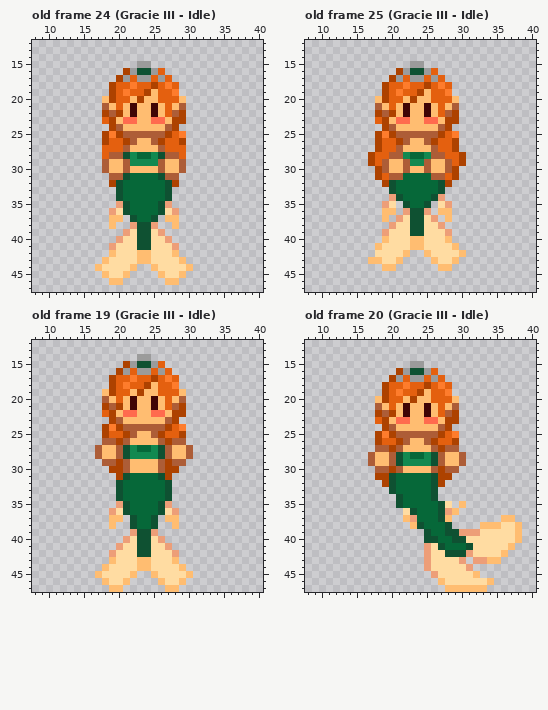
A pixel-art file gets an edit: assets/GreenMermaid.aseprite. That is the earlier state.
48x48 pixels, 26 frames. Shown: old frame 24 (Gracie III - Idle): x 8..40, y 12..47; old frame 25 (Gracie III - Idle): x 8..40, y 12..47; old frame 19 (Gracie III - Idle): x 8..40, y 12..47; old frame 20 (Gracie III - Idle): x 8..40, y 12..47. The commit also changed other frames, which this record leaves out.
After:
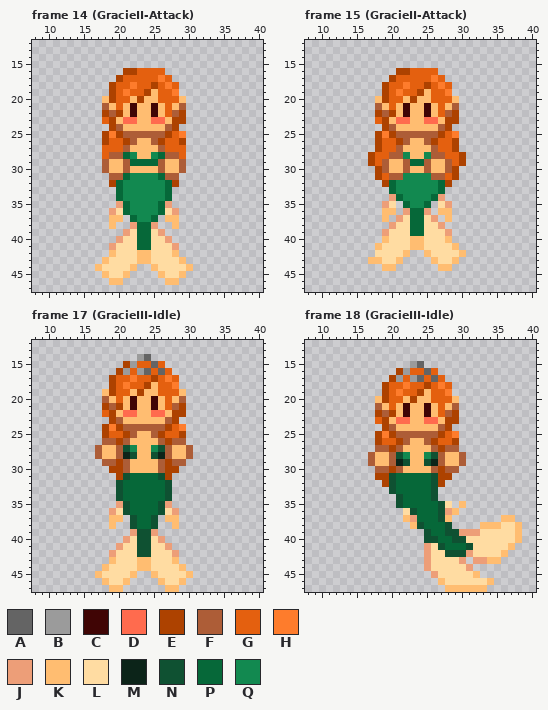
Palette (. is transparent): A #646464  B #9b9b9b  C #400505  D #ff6b4e  E #ad4200  F #ad5d37  G #e4600f  H #fe7c2c  J #ed9e78  K #ffbd71  L #ffdca2  M #0c2419  N #0f5132  P #066839  Q #128950
A new or re-ordered frame is compared with the old frame closest to it.
Commit: Alterações + Spritesheet Fiz alguns ajustes e montei a spritecheet da sereia verde @Lizzie-Cristina fez as variações :clap:
Diff:
frames 26 -> 24
frames re-ordered
--- frame 14 (GracieII-Attack) against old frame 24 (Gracie III - Idle)
@@ x 19..28 @@
 14 ..........
-15 ....BB....
-16 ..EBNNBG..
-17 .EBGBBGBG.
+15 ..........
+16 ..EEGGGG..
+17 .EGGGGGHG.
 18 EGGHGGEGHG
@@ x 18..29 @@
 27 GGGFKKKKFGGG
-28 GFFNQPPQNFFG
-29 FKKFQQQQFKKF
+28 GFFPQKKQPFFG
+29 FKKFPPPPFKKF
 30 FKKFKKKKFKKF
-31 .FFNPPPPNFF.
-32 .ENPPPPPPNE.
-33 ..NPPPPPPN..
-34 ..NPPPPPPN..
-35 ..JNPPPPNJ..
-36 .JLNPPPPNLJ.
-37 .KK.NPPN.KK.
-38 .K..JNNJ..K.
-39 ...JLNNLJ...
-40 ..JLLNNLLJ..
-41 .JLLLNNLLLJ.
+31 .FFPQQQQPFF.
+32 .EPQQQQQQPE.
+33 ..PQQQQQQP..
+34 ..PQQQQQQP..
+35 ..JPQQQQPJ..
+36 .JLPQQQQPLJ.
+37 .KK.PQQP.KK.
+38 .K..JPPJ..K.
+39 ...JLPPLJ...
+40 ..JLLPPLLJ..
+41 .JLLLPPLLLJ.
 42 .KLLLKKLLLK.
--- frame 15 (GracieII-Attack) against old frame 25 (Gracie III - Idle)
@@ x 19..28 @@
 14 ..........
-15 ....BB....
-16 ..EBNNBG..
-17 .EBGBBGBG.
+15 ..........
+16 ..EEGGGG..
+17 .EGGGGGHG.
 18 EGGHGGEGHG
@@ x 18..29 @@
 27 EGGFKKKKFGGE
-28 GGFFQPPQFFGG
-29 GFKKFQQFKKFG
+28 GGFFQKKQFFGG
+29 GFKKFPPFKKFG
 30 EFKKFKKFKKFE
-31 EGFFPPPPFFGE
-32 .ENPPPPPPNE.
-33 ..NPPPPPPN..
-34 ..JNPPPPNJ..
-35 .JL.NPPN.LJ.
-36 .KK.JNNJ.KK.
-37 .K.JLNNLJ.K.
-38 ..JLLNNLLJ..
-39 .JLLLNNLLLJ.
+31 EGFFQQQQFFGE
+32 .EPQQQQQQPE.
+33 ..PQQQQQQP..
+34 ..JPQQQQPJ..
+35 .JL.PQQP.LJ.
+36 .KK.JPPJ.KK.
+37 .K.JLPPLJ.K.
+38 ..JLLPPLLJ..
+39 .JLLLPPLLLJ.
 40 .KLLLKKLLLK.
--- frame 17 (GracieIII-Idle) against old frame 19 (Gracie III - Idle)
@@ x 21..28 @@
 13 ........
-14 ..BB....
-15 EBNNBG..
-16 BGBBGBG.
+14 ..BA....
+15 EBGGAG..
+16 BGBAGAG.
 17 GHGGEGHG
@@ x 19..28 @@
 26 FEFKKKKFEF
-27 KFNQPPQNFK
-28 KFNQQQQNFK
+27 KFNQKKQNFK
+28 KFMNKKNMFK
 29 FEFKKKKFEF
--- frame 18 (GracieIII-Idle) against old frame 20 (Gracie III - Idle)
@@ x 21..28 @@
 14 ........
-15 ..BB....
-16 EBNNBG..
-17 BGBBGBG.
+15 ..BA....
+16 EBGGAG..
+17 BGBAGAG.
 18 GHGGEGHG
@@ x 19..28 @@
 27 FEFKKKKFEF
-28 KFNQPPQNFK
-29 KFNQQQQNFK
+28 KFNQKKQNFK
+29 KFMNKKNMFK
 30 FEFKKKKFEF
Changed places in both pictures, as pixel boxes (x1, y1, x2, y2):
changed: (123, 61, 165, 82)
changed: (116, 152, 172, 250)
changed: (396, 61, 438, 82)
changed: (389, 152, 445, 236)
changed: (137, 354, 165, 375)
changed: (123, 445, 165, 459)
changed: (410, 361, 438, 382)
changed: (396, 452, 438, 466)
